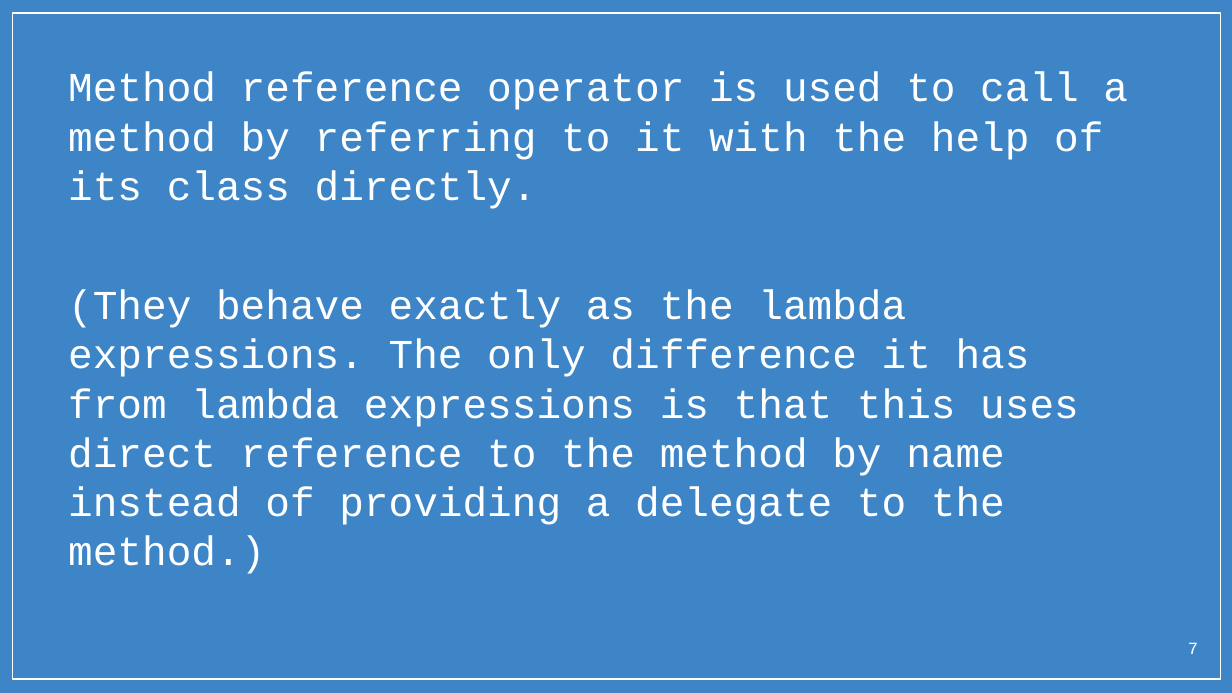
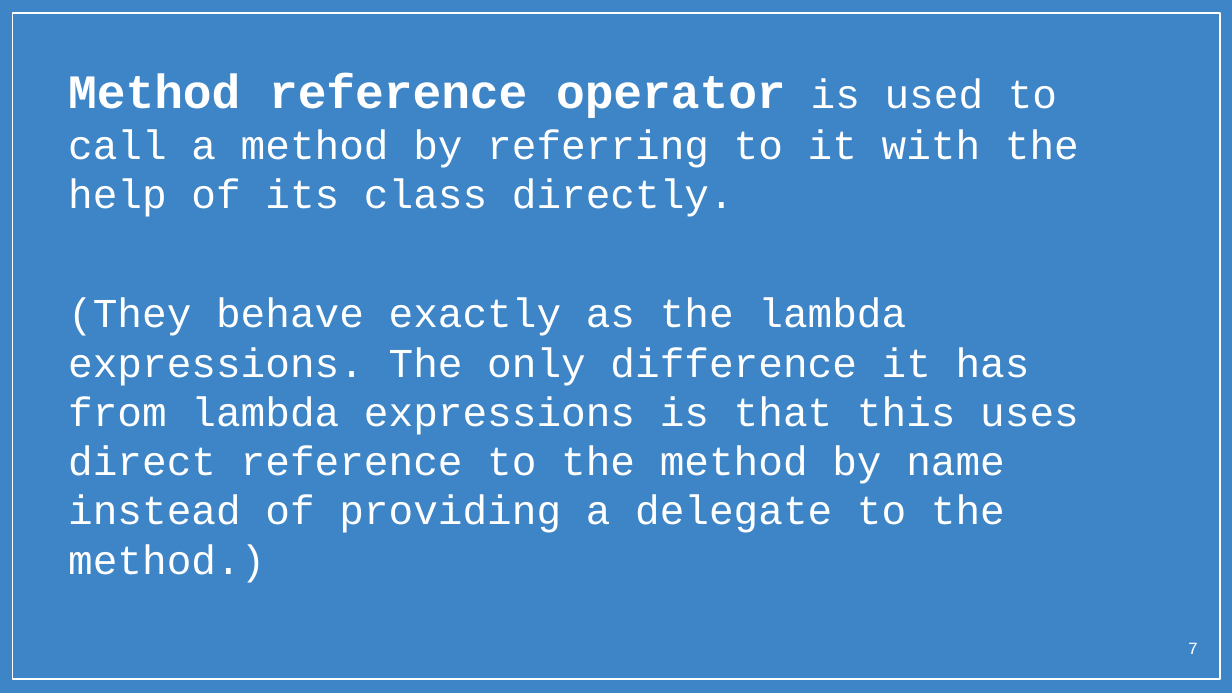
Before and after one commit to ghousek1/trashcan, a slide deck: slide 7 of Java8Features.pptx. Drawn at 1232x693 pixels with LibreOffice and Linux fonts; fonts in the diff are those of the drawing; background and template pictures are left out. Boxes give left, top, right and bottom in pixels: in the first picture for what was removed or moved away, otherwise in the second. Text is boxed around its words. In the diff, an @@ line names an element or a change of style, - is before the commit and + after.

```diff
--- a/Java8Features.pptx
+++ b/Java8Features.pptx
@@ text at (68, 74, 1079, 217): size 24 to 28 pt, bold on in "Method reference operator" @@
```
Also in this commit, not shown: 11 other slides changed, 2 slides added, 1 slide removed.
